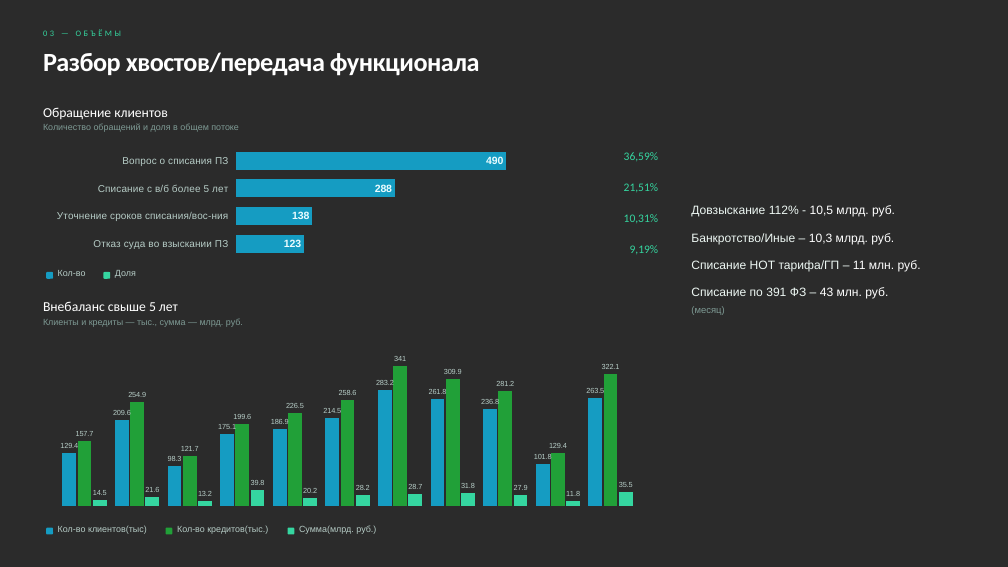
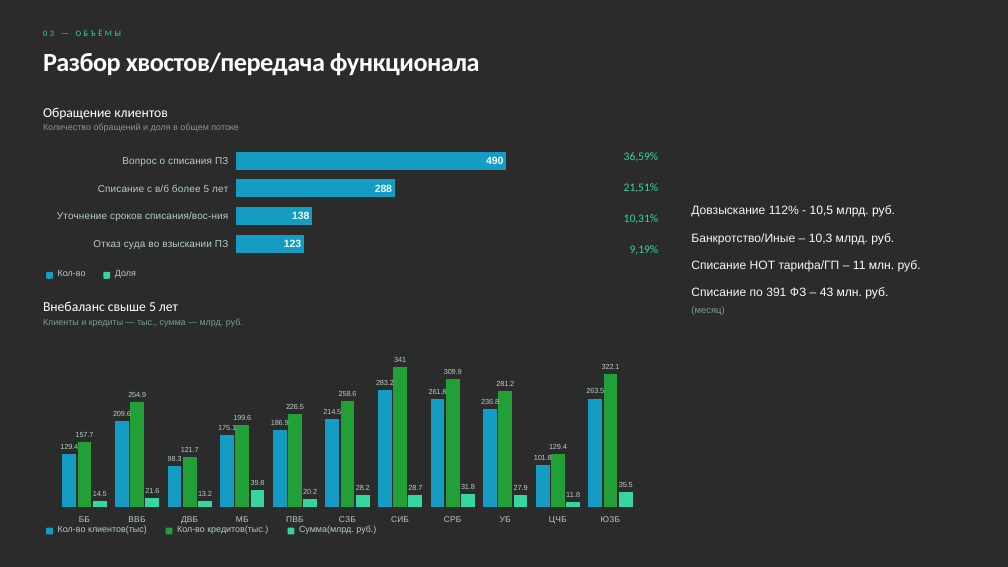
Before and after one commit to FomenkovMax/cursed-depths, a slide deck: slide 4 of presentations/sber-2029/variant-a-aurora.pptx. Drawn at 1008x567 pixels with LibreOffice and Linux fonts; fonts in the diff are those of the drawing; background and template pictures are left out; a plain dark background stands for a picture behind light text. Boxes give left, top, right and bottom in pixels: in the first picture for what was removed or moved away, otherwise in the second. Text is boxed around its words. In the diff, an @@ line names an element or a change of style, - is before the commit and + after.

```diff
--- a/presentations/sber-2029/variant-a-aurora.pptx
+++ b/presentations/sber-2029/variant-a-aurora.pptx
@@ column chart at box(46, 339, 649, 528) @@
-categories: 1, 2, 3, 4, 5, 6, 7, 8, 9, 10, 11
+categories: ББ, ВВБ, ДВБ, МБ, ПВБ, СЗБ, СИБ, СРБ, УБ, ЦЧБ, ЮЗБ
@@ category axis changed @@
@@ column chart: place and size @@
-column chart at box(46, 339, 649, 510)
+column chart at box(46, 339, 649, 528)
```
Also in this commit, not shown: 8 other files.
